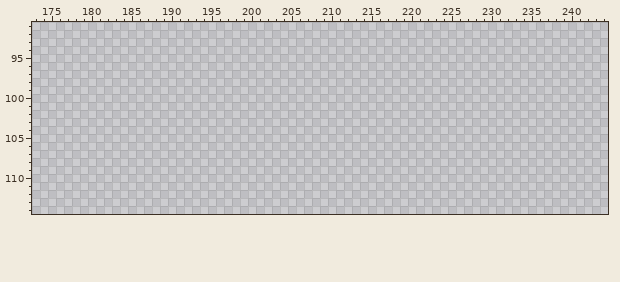
One commit to this pixel-art file: res/levels/bobshotWorldTiles.aseprite. The first picture shows the starting point.
512x512 pixels, 1 frame. Colours within 5 levels of each other are drawn and written as one. Shown: x 173..244, y 91..114.
Now the later version:
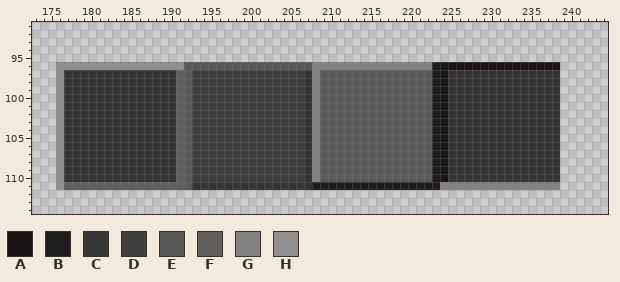
Palette (. is transparent): A #1b1414  B #1f1e1e  C #363636  D #3f3f3f  E #595959  F #625e5e  G #828282  H #8f8f8f
Difference:
Layer "Layer 2":
There is now colour A in row 96 at x 224 to 238; in rows 97 to 110 at x 224.
There is now colour B in rows 96 to 110 at x 223; in row 111 at x 208 to 223.
There is now colour C in rows 97 to 110 at x 177 to 190, 207 and 225 to 238; in row 111 at x 193 to 207.
There is now colour D in rows 97 to 110 at x 193 to 206.
There is now colour E in row 96 at x 192 to 207; in rows 97 to 110 at x 192 and 209 to 222; in row 111 at x 192.
There is now colour F in rows 97 to 110 at x 191; in row 111 at x 177 to 191.
There is now colour G in row 96 at x 208 to 222; in rows 97 to 110 at x 208; in row 111 at x 224 to 238.
There is now colour H in row 96 at x 176 to 191; in rows 97 to 111 at x 176.
Changed places in both pictures, as pixel boxes (x1, y1, x2, y2):
added: (56, 62, 560, 190)
